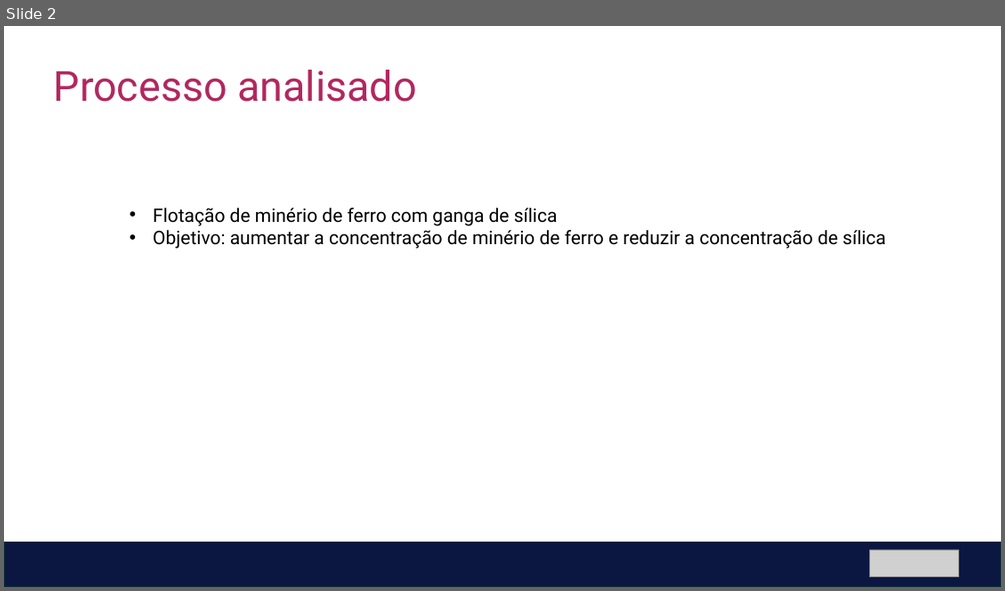
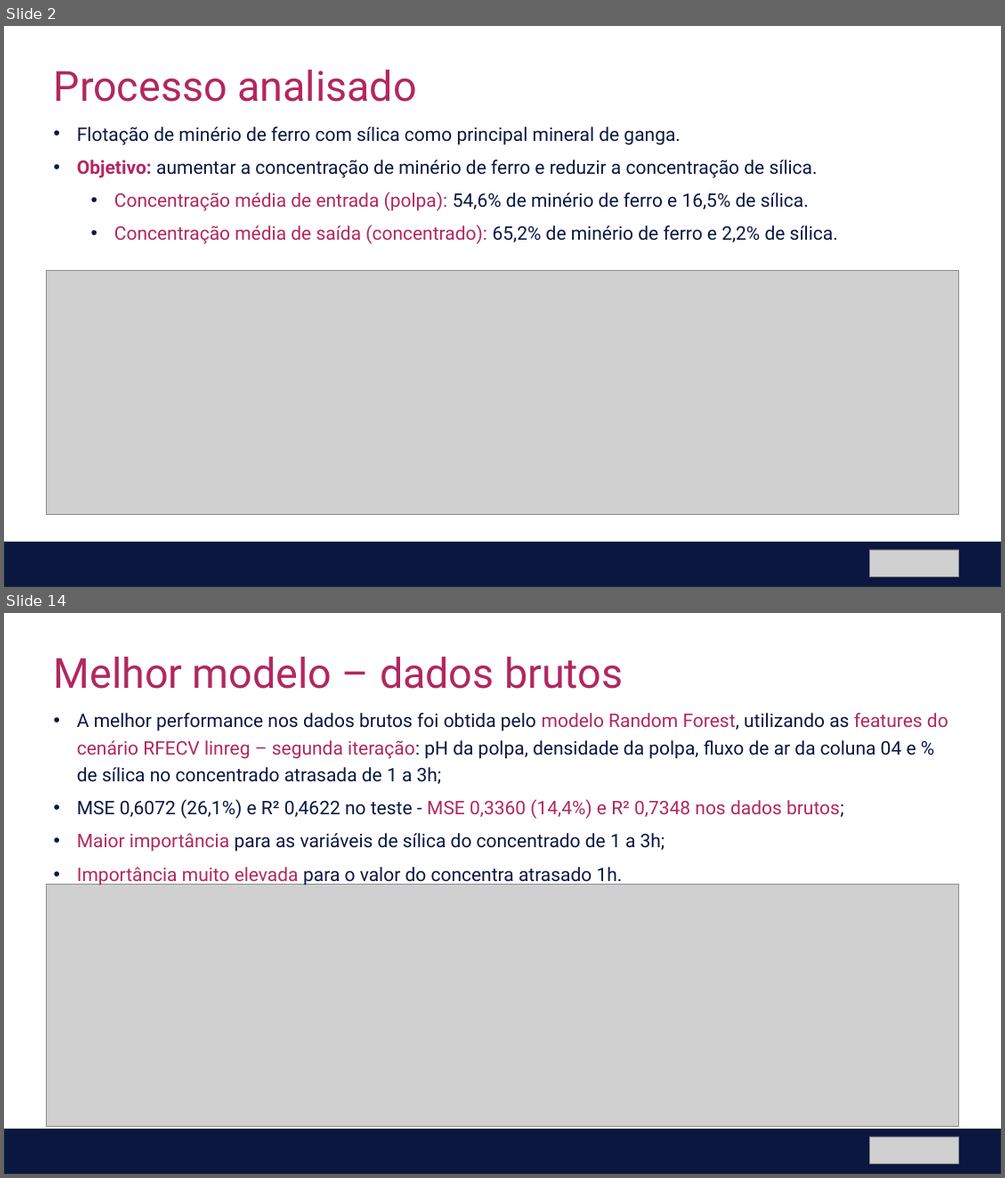
Before and after one commit to matleobor/case-ihm, a slide deck: IHM Stefanini - Análise de Oportunidade - Flotação.pptx. Shown one above the other, each under a label of ours: slide 2 before the commit, slides 2 and 14 after it; the slides between them are not shown. The pictures are 1005x591 and 1005x1178 pixels, drawn with LibreOffice and Linux fonts; fonts in the diff are those of the drawing; grey boxes stand for pictures. Boxes give left, top, right and bottom in pixels: in the first picture for what was removed or moved away, otherwise in the second. Text is boxed around its words. In the diff, an @@ line names an element or a change of style, - is before the commit and + after.

```diff
--- a/IHM Stefanini - Análise de Oportunidade - Flotação.pptx
+++ b/IHM Stefanini - Análise de Oportunidade - Flotação.pptx
@@ slide 14 added at <box>4,613,1001,1174</box>, background #FFFFFF @@
@@ text added at <box>54,657,623,689</box>, 40 pt, text #B2275F @@
+Melhor modelo – dados brutos
@@ text added at <box>77,713,948,886</box>, 18 pt, text #0B1741 @@
+• A melhor performance nos dados brutos foi obtida pelo modelo Random Forest, utilizando as features do cenário RFECV linreg – segunda iteração: pH da polpa, densidade da polpa, fluxo de ar da coluna 04 e % de sílica no concentrado atrasada de 1 a 3h;
+• MSE 0,6072 (26,1%) e R² 0,4622 no teste - MSE 0,3360 (14,4%) e R² 0,7348 nos dados brutos;
+• Maior importância para as variáveis de sílica do concentrado de 1 a 3h;
+• Importância muito elevada para o valor do concentra atrasado 1h.
@@ picture added at <box>46,884,958,1126</box> @@
@@ rectangle added at <box>4,1129,1001,1174</box>, fill #0B1741, outline #092A39 1.5 pt @@
@@ picture added at <box>870,1136,959,1163</box> @@
@@ slide 2 changed as well @@
@@ text at <box>77,127,838,244</box>: text changed; text colour #000000 to #0B1741 @@
-• Flotação de minério de ferro com ganga de sílica
-• Objetivo: aumentar a concentração de minério de ferro e reduzir a concentração de sílica
+• Flotação de minério de ferro com sílica como principal mineral de ganga.
+• Objetivo: aumentar a concentração de minério de ferro e reduzir a concentração de sílica.
+  • Concentração média de entrada (polpa): 54,6% de minério de ferro e 16,5% de sílica.
+  • Concentração média de saída (concentrado): 65,2% de minério de ferro e 2,2% de sílica.
@@ picture added at <box>46,271,958,515</box> @@
```
Also in this commit, not shown: 12 other slides added, 1 other file.
